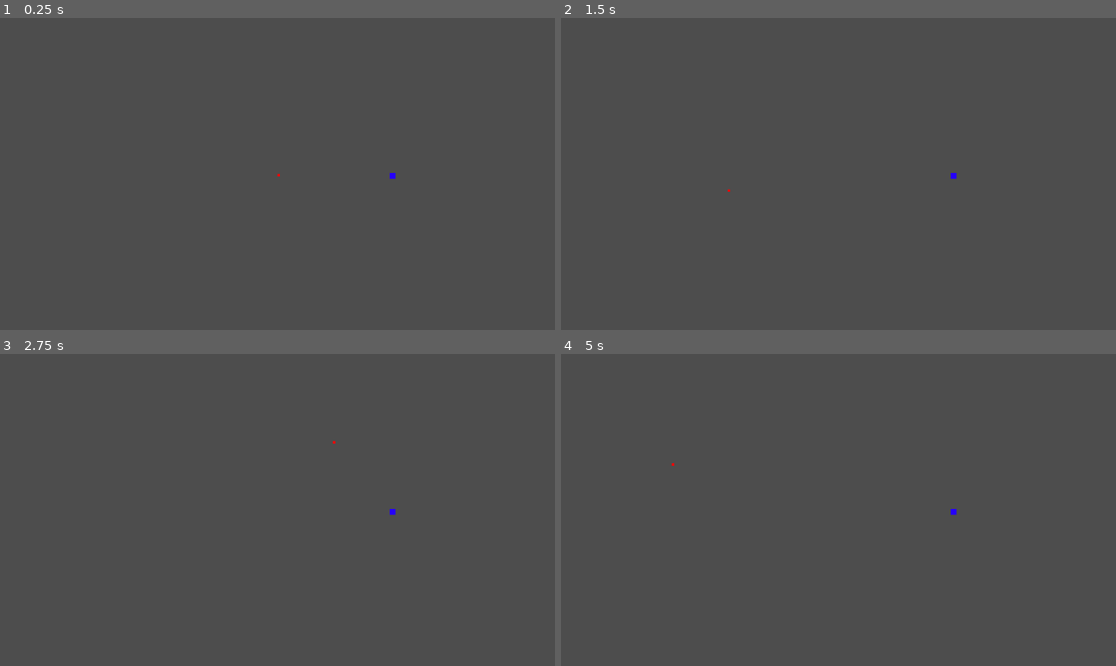
Above: before the commit, frames 1-4 (two rows, left to right).
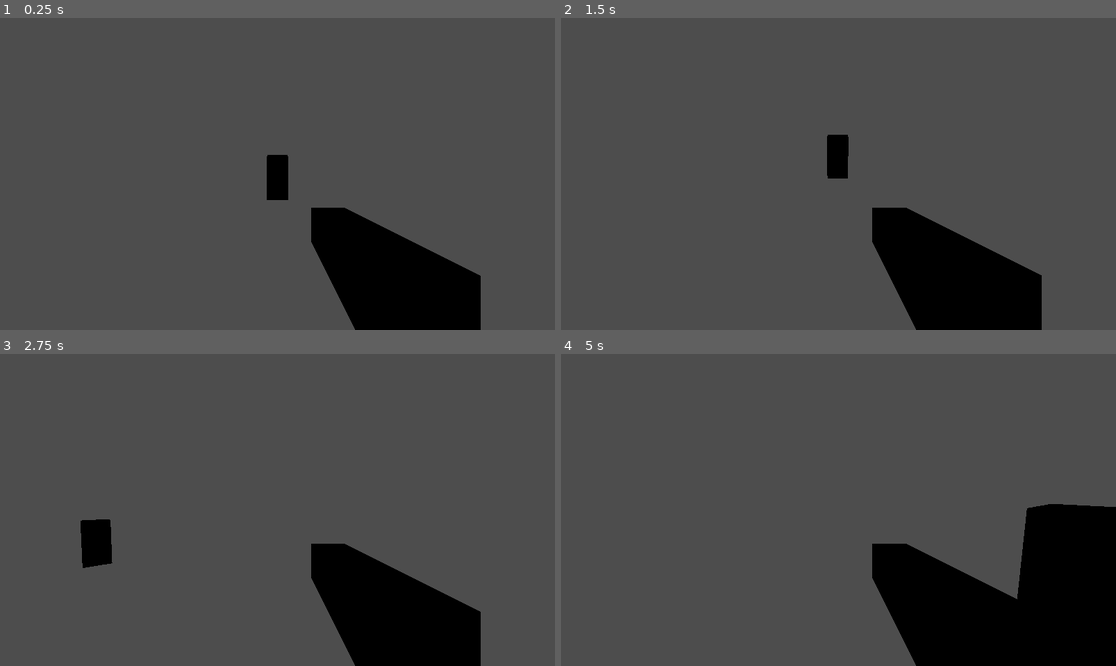
Above: after the commit, the same moments.

Repository: TheExpert24/America250-production
Game: Godot game, scene res://main_3d.tscn
Two runs of this game, one before a commit and one after it. Both use one fixed random seed, a clock stepped at 60 frames per second and the inputs below. Before the commit the project starts from res://main.tscn.
Inputs (mouse positions are in pixels of both pictures, inside the frame that each line leads up to):
- Up to frame 1 (0.25 s): no input
- Up to frame 2 (1.5 s): tap Enter at 0.5 s; move the mouse to (960, 158) at 0.52 s; hold Right (ui_right) 0.53-1.28 s; click (960, 158) at 0.67 s; move the mouse to (727, 189) at 1.27 s; hold Down (ui_down) from 1.28 s (still down)
- Up to frame 3 (2.75 s): tap Space at 2 s; move the mouse to (333, 441) at 2.02 s; release Down (ui_down) at 2.03 s; hold Right (ui_right) from 2.03 s (still down)
- Up to frame 4 (5 s): move the mouse to (810, 572) at 2.77 s; release Right (ui_right) at 2.78 s; hold Up (ui_up) 2.78-3.53 s; click (810, 572) at 2.92 s; move the mouse to (1005, 556) at 3.52 s; hold Left (ui_left) from 3.53 s (still down); move the mouse to (672, 463) at 4.27 s

The runs differ from the first frame. In frame 1, 8.8% of the frame differs, in the area x 48-87%, y 43-100%; in frame 2, 8.8%; in frame 3, 9.0%; in frame 4, 16%, in the area x 19-100%, y 34-100%.

Commit message:
ts better work

Diff:
--- a/project.godot
+++ b/project.godot
@@ -11,7 +11,7 @@
 [application]
 
 config/name="Forward"
-run/main_scene="uid://bf4l3x58hhme0"
+run/main_scene="uid://dpx5esw3drrxr"
 config/features=PackedStringArray("4.6", "Forward Plus")
 config/icon="res://icon.svg"
 
